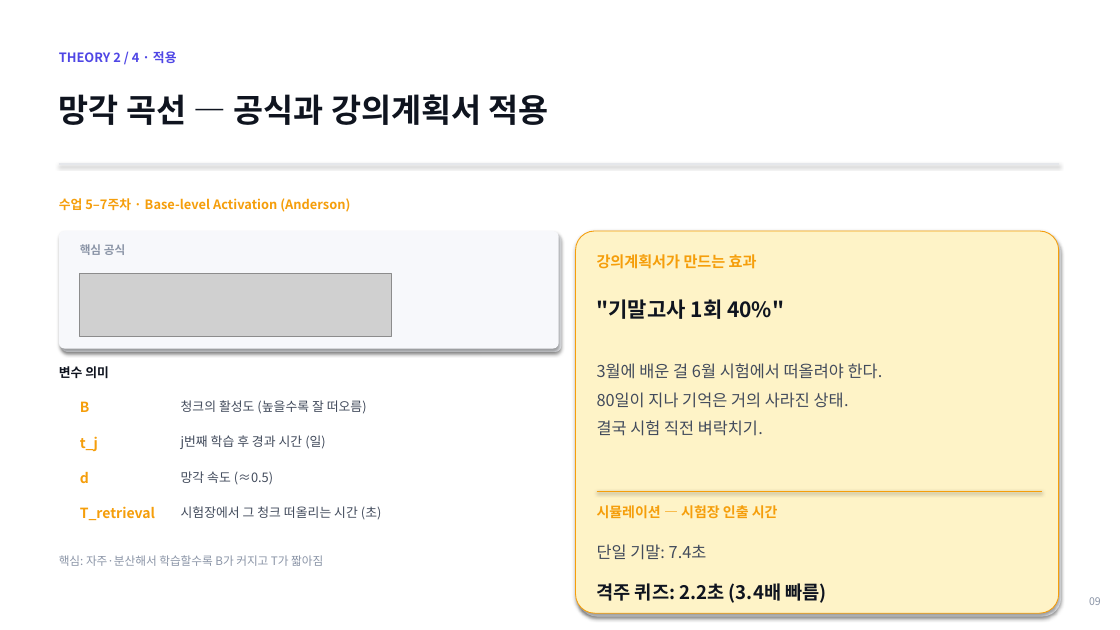
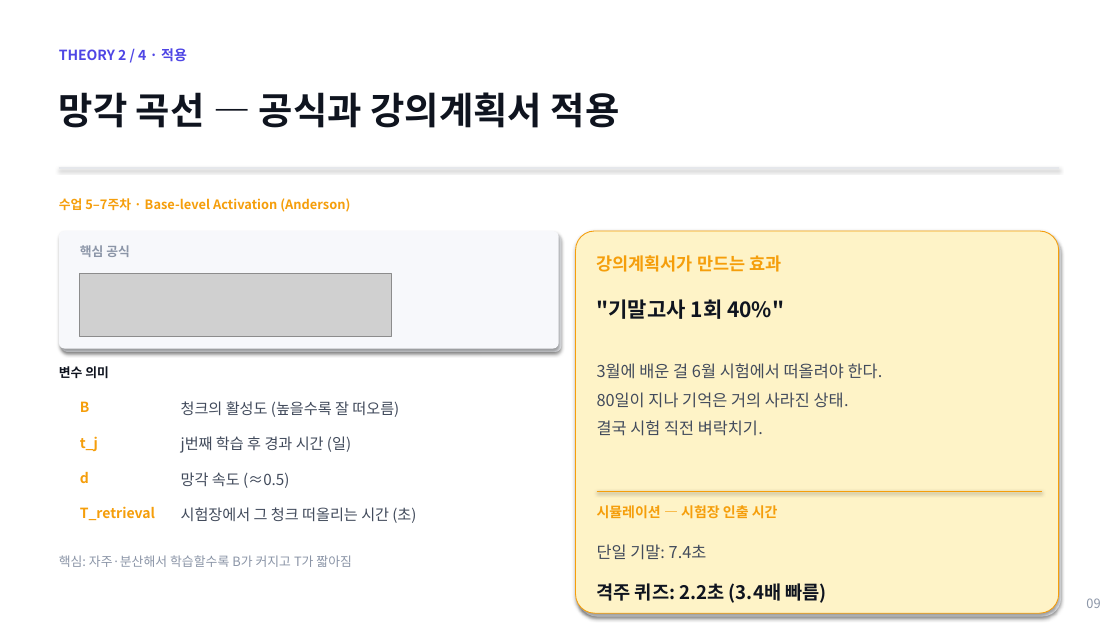
Before and after one commit to lshpy/imen315-syllabus-meta, a slide deck: slide 9 of team_project/kickoff_2026-05-11.pptx. Drawn at 1120x630 pixels with LibreOffice and Linux fonts; fonts in the diff are those of the drawing; grey boxes stand for pictures. Boxes give left, top, right and bottom in pixels: in the first picture for what was removed or moved away, otherwise in the second. Text is boxed around its words. In the diff, an @@ line names an element or a change of style, - is before the commit and + after.

```diff
--- a/team_project/kickoff_2026-05-11.pptx
+++ b/team_project/kickoff_2026-05-11.pptx
@@ text "THEORY 2 / 4 · ..." at (59, 48, 187, 62): size 11 to 12 pt @@
@@ text "망각 곡선 — 공식과 강의계획서 ..." at (59, 92, 620, 128): size 28 to 32 pt @@
@@ line moved from (59, 164) - (1059, 164) to (59, 168) - (1059, 168) @@
@@ text "핵심 공식" at (80, 245, 130, 257): size 10 to 11 pt @@
@@ text "강의계획서가 만드는 효과" at (597, 255, 781, 272): size 13 to 15 pt @@
@@ size 11 to 13 pt in 4 elements at (181, 401, 399, 417), (181, 436, 351, 453), (181, 472, 289, 488), (181, 507, 416, 523) @@
@@ text "핵심: 자주·분산해서 학습할수록 B가 커지고 ..." at (59, 555, 351, 567): size 10 to 11 pt @@
@@ text "09" at (1086, 598, 1100, 608): size 9 to 11 pt @@
```
Also in this commit, not shown: 26 other slides changed, 1 other file.
